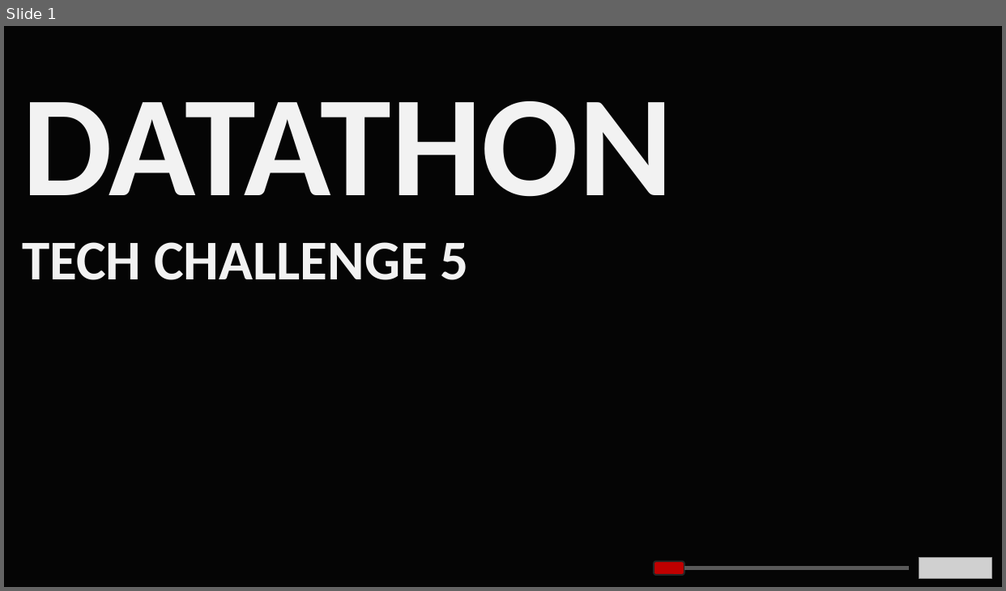
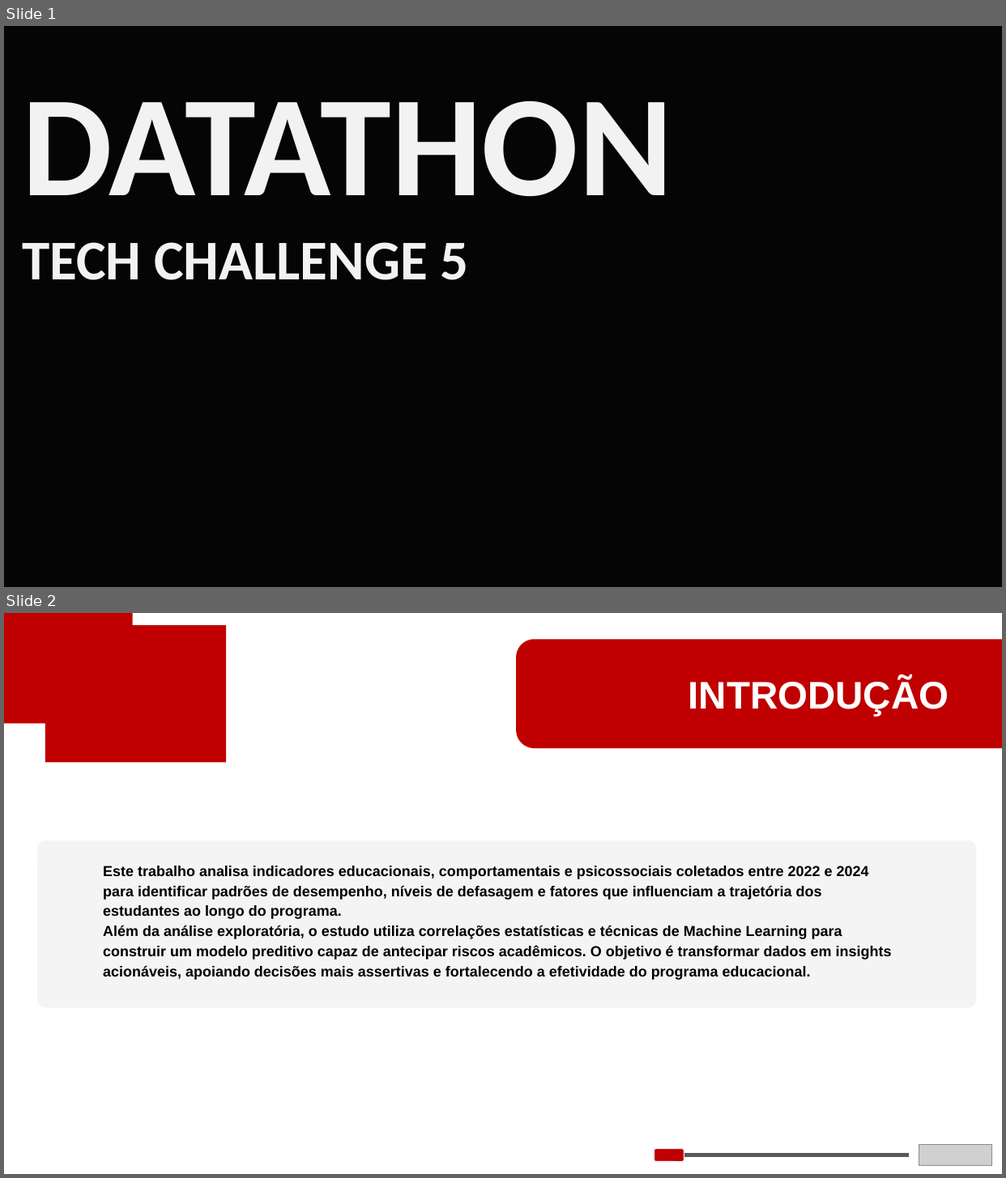
Before and after one commit to vbomura/tc5, a slide deck: Apresentacao/Apresentação_Datathon.pptx. Shown one above the other, each under a label of ours: slide 1 before the commit, slides 1 and 2 after it. The pictures are 1006x591 and 1006x1178 pixels, drawn with LibreOffice and Linux fonts; fonts in the diff are those of the drawing; grey boxes stand for pictures; background and template pictures are left out; a plain dark background stands for a picture behind light text. Boxes give left, top, right and bottom in pixels: in the first picture for what was removed or moved away, otherwise in the second. Text is boxed around its words. In the diff, an @@ line names an element or a change of style, - is before the commit and + after.

```diff
--- a/Apresentacao/Apresentação_Datathon.pptx
+++ b/Apresentacao/Apresentação_Datathon.pptx
@@ slide 2 added at box(4, 613, 1002, 1174), background #FFFFFF @@
@@ rectangle added at box(4, 613, 133, 723), fill #C00000 @@
@@ rectangle added at box(45, 625, 226, 762), fill #C00000 @@
@@ rounded rectangle added at box(516, 639, 1002, 748), fill #C00000, 37 pt, text #FFFFFF, bold @@
+INTRODUÇÃO
@@ rounded rectangle added at box(38, 841, 977, 1008), fill #F2F2F2 at 81% opacity @@
@@ text added at box(103, 866, 892, 980), 14 pt, text #000000, bold @@
+Este trabalho analisa indicadores educacionais, comportamentais e psicossociais coletados entre 2022 e 2024 para identificar padrões de desempenho, níveis de defasagem e fatores que influenciam a trajetória dos estudantes ao longo do programa.
+Além da análise exploratória, o estudo utiliza correlações estatísticas e técnicas de Machine Learning para construir um modelo preditivo capaz de antecipar riscos acadêmicos. O objetivo é transformar dados em insights acionáveis, apoiando decisões mais assertivas e fortalecendo a efetividade do programa educacional.
@@ picture added at box(918, 1145, 991, 1166) @@
@@ rounded rectangle added at box(654, 1149, 684, 1162), fill #C00000, outline #F2F2F2 1.5 pt @@
@@ line added from (909, 1156) to (684, 1156), #595959 4.5 pt @@
@@ slide 1 changed as well @@
@@ picture removed at box(918, 558, 991, 579) @@
@@ rounded rectangle removed at box(654, 562, 684, 575) @@
@@ line removed from (909, 569) to (684, 569) @@
```
Also in this commit, not shown: 12 other slides changed, 1 slide removed.
